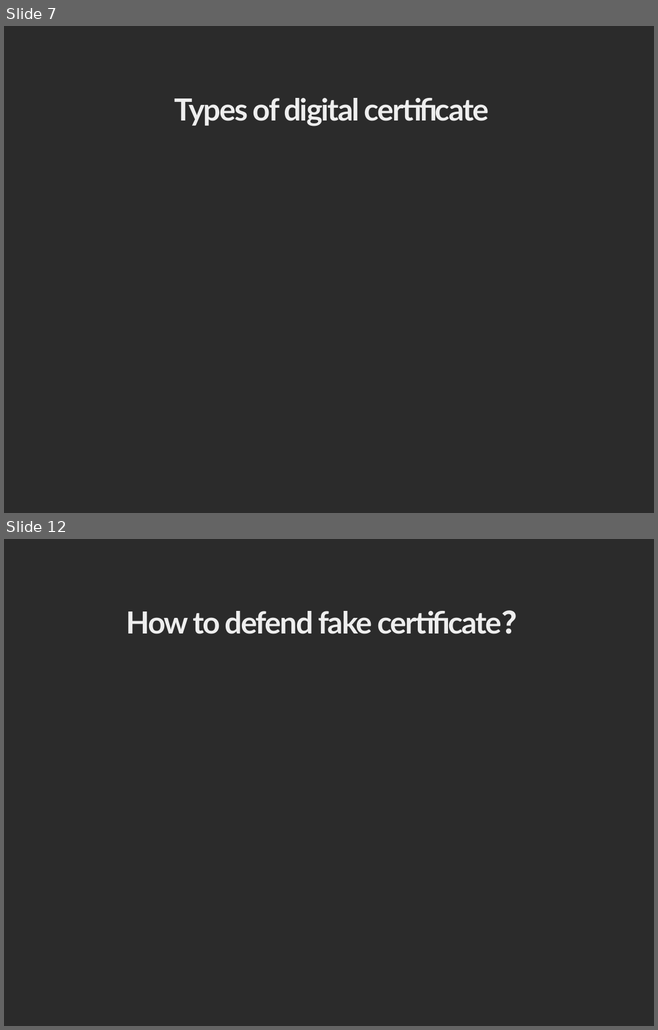
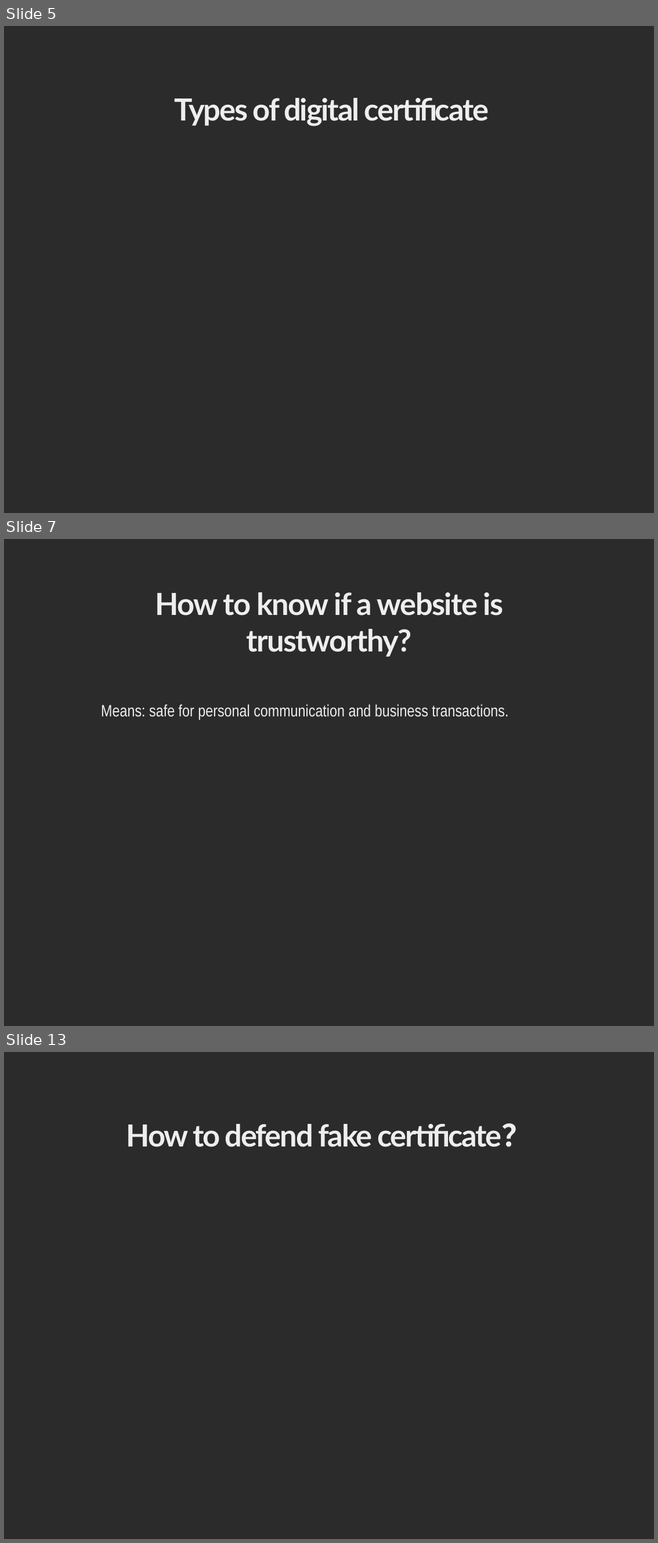
Before and after one commit to RebeccaLiu0/computer-security, a slide deck: digital certificate_new.pptx. Shown one above the other, each under a label of ours: slides 7 and 12 before the commit, slides 5, 7 and 13 after it; the slides between them are not shown. The pictures are 658x1030 and 658x1543 pixels, drawn with LibreOffice and Linux fonts; fonts in the diff are those of the drawing; background and template pictures are left out; a plain dark background stands for a picture behind light text. Boxes give left, top, right and bottom in pixels: in the first picture for what was removed or moved away, otherwise in the second. Text is boxed around its words. In the diff, an @@ line names an element or a change of style, - is before the commit and + after.

```diff
--- a/digital certificate_new.pptx
+++ b/digital certificate_new.pptx
@@ slide 7 added at bbox=[4, 539, 654, 1026], background picture (left out) @@
@@ title added at bbox=[155, 592, 503, 657], 48 pt, text #EEEEEE, bold @@
+How to know if a website is trustworthy?
@@ text added at bbox=[101, 704, 508, 719], 26 pt, text #EEEEEE @@
+Means: safe for personal communication and business transactions.
@@ what was slide 7 is now slide 5 @@
@@ what was slide 12 is now slide 13 @@
```
Also in this commit, not shown: 6 slides changed, 1 other slide added, 1 slide removed.
